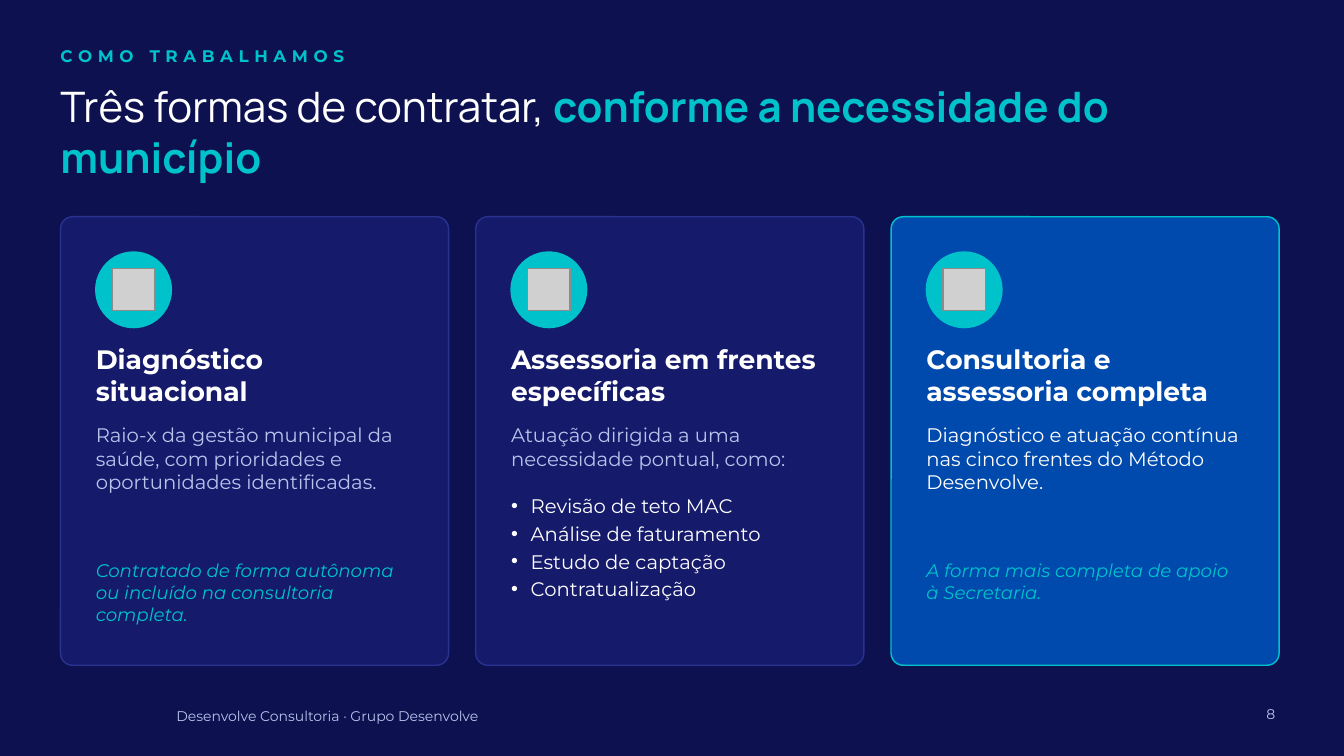
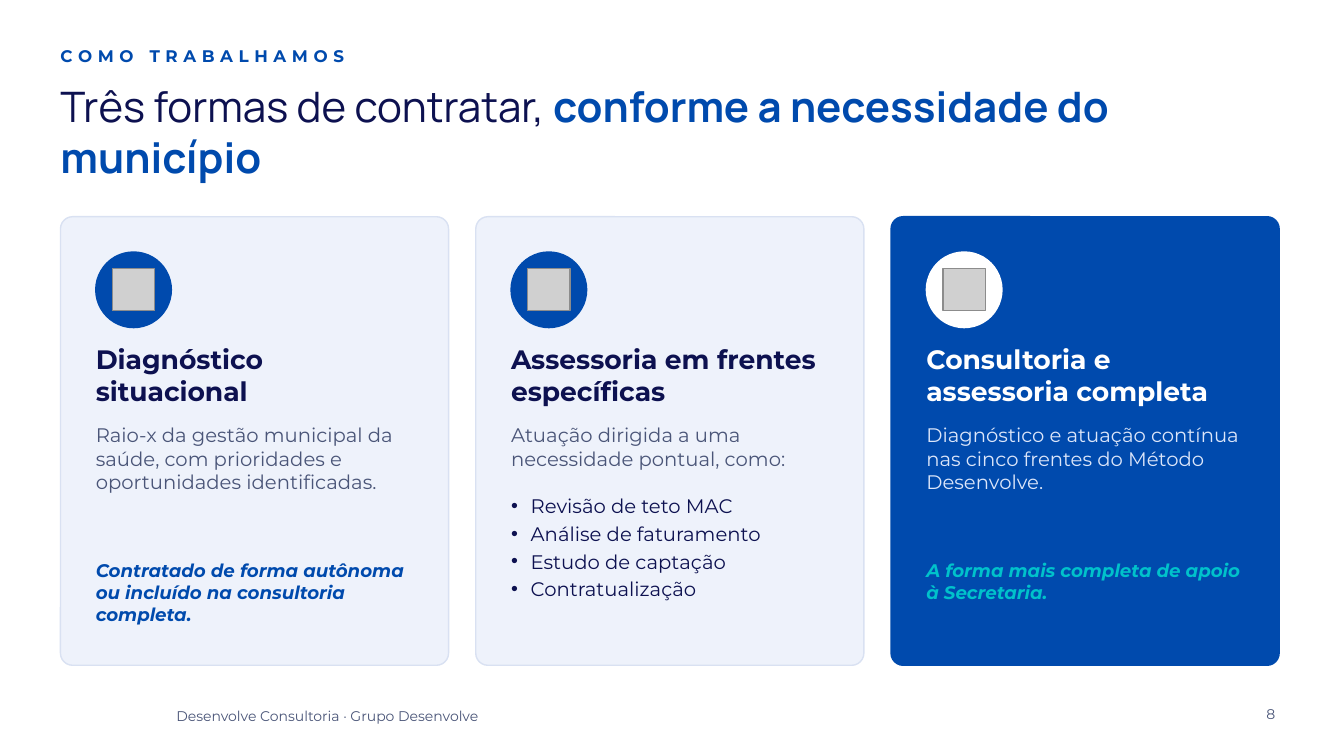
Before and after one commit to murilosantos100-hue/grupodesenvolve, a slide deck: slide 8 of apresentacoes/comercial-consultoria/Apresentacao Comercial - Desenvolve Consultoria.pptx. Drawn at 1344x756 pixels with LibreOffice and Linux fonts; fonts in the diff are those of the drawing; grey boxes stand for pictures; background and template pictures are left out. Boxes give left, top, right and bottom in pixels: in the first picture for what was removed or moved away, otherwise in the second. Text is boxed around its words. In the diff, an @@ line names an element or a change of style, - is before the commit and + after.

```diff
--- a/apresentacoes/comercial-consultoria/Apresentacao Comercial - Desenvolve Consultoria.pptx
+++ b/apresentacoes/comercial-consultoria/Apresentacao Comercial - Desenvolve Consultoria.pptx
@@ background #0D1150 to #FFFFFF @@
@@ text "COMO TRABALHAMOS" at bbox=[60, 50, 344, 63]: text colour #00C2CB to #004AAD @@
@@ title "Três formas de contratar, conforme ..." at bbox=[60, 90, 1109, 183]: text colour #FFFFFF to #0D1150 in "Três formas de contratar,"; text colour #00C2CB to #004AAD in "conforme a necessidade do município" @@
@@ rounded rectangle at bbox=[60, 217, 449, 665]: fill #151A6B to #EEF2FB; outline #2A3290 1 pt to #D9E1F2 1 pt @@
@@ rounded rectangle at bbox=[476, 217, 864, 665]: fill #151A6B to #EEF2FB; outline #2A3290 1 pt to #D9E1F2 1 pt @@
@@ rounded rectangle at bbox=[891, 217, 1279, 665]: outline #00C2CB 1 pt to #004AAD 1 pt @@
@@ ellipse at bbox=[96, 252, 171, 328]: fill #00C2CB to #004AAD; outline #00C2CB 1 pt to #004AAD 1 pt @@
@@ ellipse at bbox=[511, 252, 587, 328]: fill #00C2CB to #004AAD; outline #00C2CB 1 pt to #004AAD 1 pt @@
@@ ellipse at bbox=[927, 252, 1002, 328]: fill #00C2CB to #FFFFFF; outline #00C2CB 1 pt to #FFFFFF 1 pt @@
@@ text "Diagnóstico e atuação contínua nas ..." at bbox=[926, 427, 1239, 489]: text colour #FFFFFF to #DCE6FA @@
@@ text colour #FFFFFF to #0D1150 in 3 elements at bbox=[96, 348, 263, 402], bbox=[511, 348, 816, 406], bbox=[531, 498, 761, 601] @@
@@ text "Contratado de forma autônoma ou ..." at bbox=[96, 563, 404, 625]: text colour #00C2CB to #004AAD, bold on @@
@@ text "A forma mais completa de ..." at bbox=[926, 563, 1240, 599]: bold on @@
@@ text colour #B8C4EC to #4A5578 in 4 elements at bbox=[96, 427, 393, 493], bbox=[511, 427, 786, 470], bbox=[1266, 709, 1275, 719], bbox=[176, 710, 478, 724] @@
```
Also in this commit, not shown: 7 other slides changed, 1 other file.
